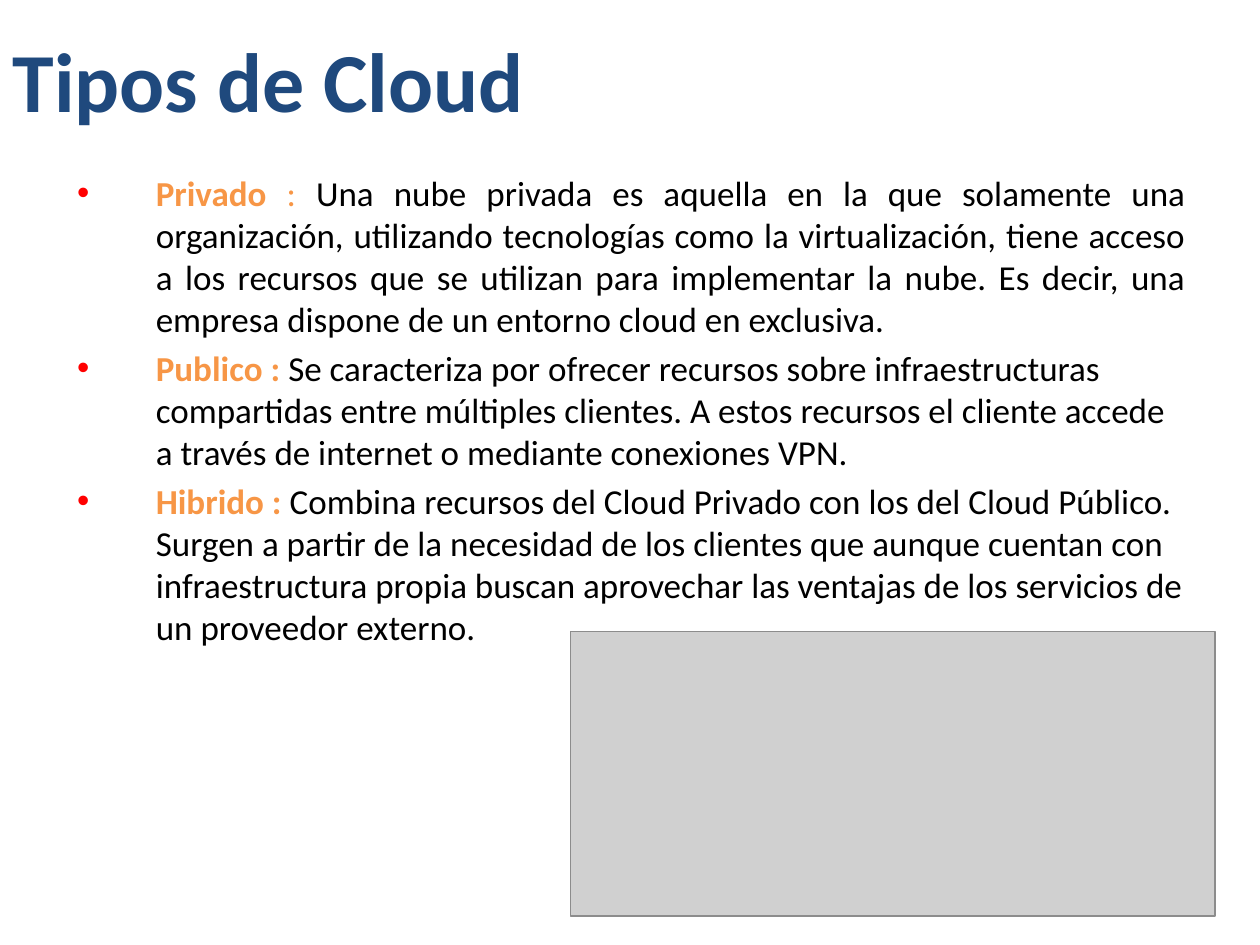
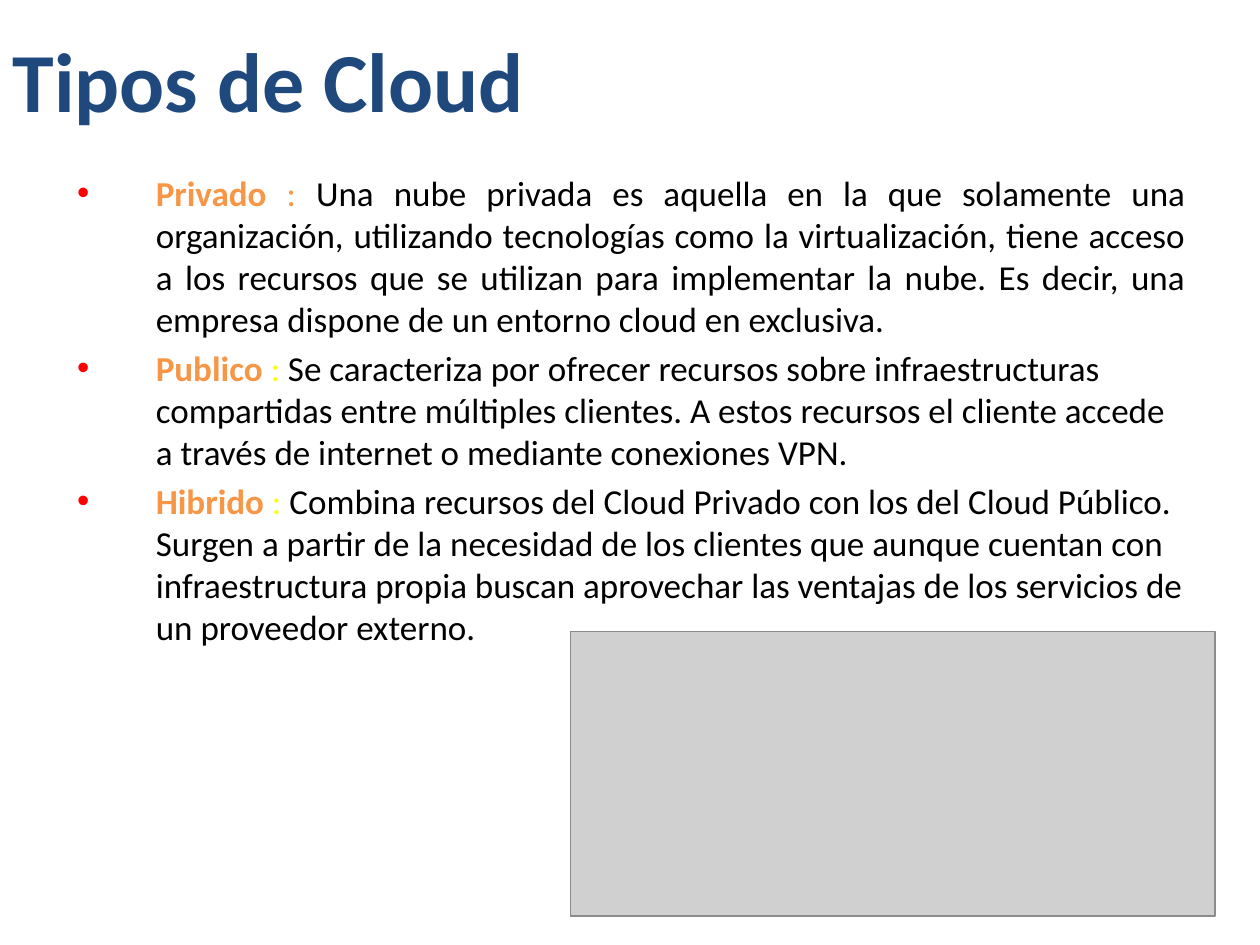
Before and after one commit to Jucer74/ServicesDevelopment, a slide deck: slide 3 of Classes/SvcDev-06-Cloud.pptx. Drawn at 1260x945 pixels with LibreOffice and Linux fonts; fonts in the diff are those of the drawing; grey boxes stand for pictures; background and template pictures are left out. Boxes give left, top, right and bottom in pixels: in the first picture for what was removed or moved away, otherwise in the second. Text is boxed around its words. In the diff, an @@ line names an element or a change of style, - is before the commit and + after.

```diff
--- a/Classes/SvcDev-06-Cloud.pptx
+++ b/Classes/SvcDev-06-Cloud.pptx
@@ text at bbox=[156, 356, 1182, 646]: text colour #F79646 to #FFFF00, bold off in ":", ":" @@
```
Also in this commit, not shown: 32 other files.
